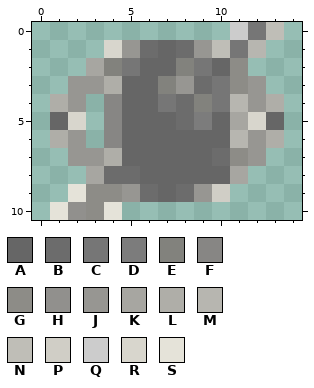
Pixel-art sprite, stored at VUE2/src/tufts/vue/images/path_off.gif. That is the earlier state.
The file is 15x11 pixels. Colours within 5 levels of each other are drawn and written as one.
Palette (. is transparent): A #666666  B #6c6c6c  C #767676  D #7c7c7c  E #82827d  F #878684  G #8d8c87  H #91908d  J #979692  K #a7a6a1  L #afaea8  M #b7b6b0  N #bfbeb7  P #d0cec6  Q #cccccc  R #d8d6cd  S #e5e3d9
Pixels before, first column x 1:
 0 ..........QCN
 1 ...RJBABJNCM.
 2 ..KECAAECAG..
 3 .JJLAAEJBCGJ.
 4 LJ.FAACBECMJL
 5 AR.FAAABDAKRA
 6 LJ.FAAAAAAMJL
 7 .JJLAAAAABGJ.
 8 ..KBBAAAAAK..
 9 .SGGJBABJP...
10 SHGS.........
The same view after the edit:
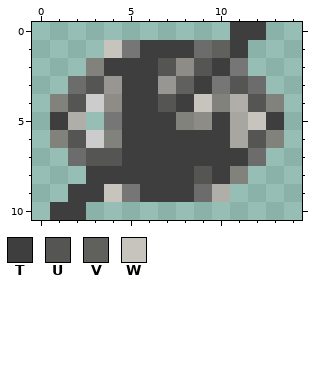
Colours new in this view: T #3e3e3e  U #555553  V #60605d  W #c6c4bc
The exact change:
Changed rows in their new state; - is an unchanged pixel.
first column x 1:
 0 ----------TT.
 1 ---WCTTTBVT.-
 2 --ETTTUGUTC--
 3 -BUJTTJVT-UB-
 4 EUQGTTUTWELUE
 5 TL-CTTTEGT-WT
 6 EUQETTTTTTKUE
 7 -BUUTTTTTTTB-
 8 --TTTTTTUTE--
 9 -TTWCTTTBL---
10 TT..---------
Boxes around the changes in both pictures, in picture pixels (x1, y1, x2, y2):
changed: (50, 22, 284, 220)
